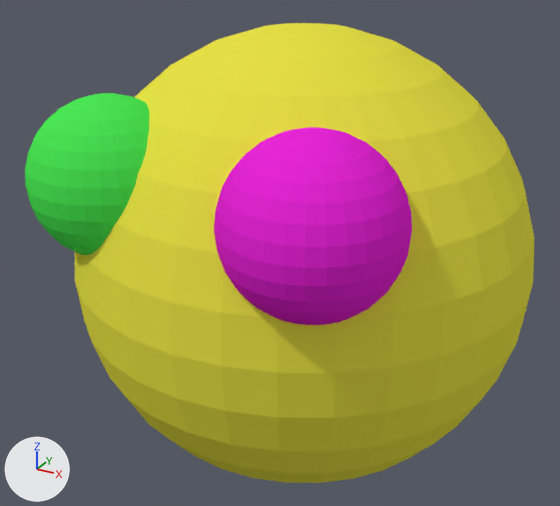
An edit to the Blender file models/head.blend, drawn before and after from the same camera.
The view is the same before and after, from a 50 mm lens placed at (1.46, -2.87, 1.41), pointed at (-0.07, -0.08, 0.02). Lighting does not change. The marker at lower left points along +X, +Y and +Z.

In view in the first picture: 'Head', 'L_Eye', 'R_Eye'.
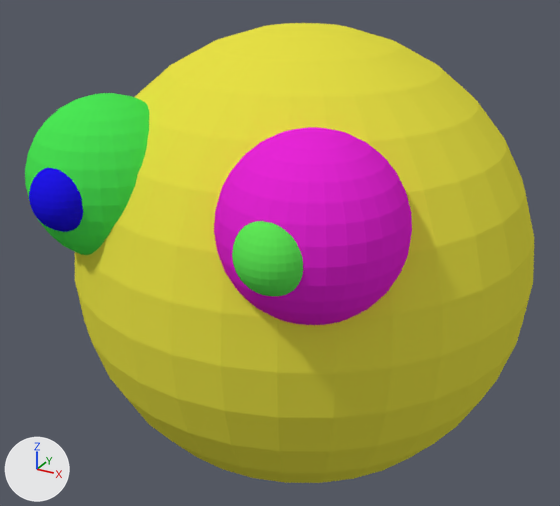
Changed parts and their boxes [x1, y1, x2, y2] in the pictures (560 x 506 px):
'L_Eye.001', added (green)
    after: [232, 221, 303, 296]
'R_Eye.001', added (blue)
    after: [29, 168, 83, 232]

What changed in the scene script:
```text
Add mat_material_006:
    mat_material_006 = diffuse_material('Material.006')
    mat_material_006.base_color = (0.114, 0.8, 0.094)  # green #5fe756
Add mat_material_004:
    mat_material_004 = diffuse_material('Material.004')
    mat_material_004.base_color = (0.0147, 0.00857, 0.8)  # blue #2017e7
Add me_sphere_004:
    me_sphere_004.from_pydata(...)  # a UV sphere (32 segments, 16 rings, poles along z) spanning x -1.0..1.0, y -1.0..1.0, z -1.0..1.0
    me_sphere_004.materials.append(mat_material_006)  # green #5fe756
Add me_sphere_003:
    me_sphere_003.from_pydata(...)  # a UV sphere (32 segments, 16 rings, poles along z) spanning x -1.0..1.0, y -1.0..1.0, z -1.0..1.0
    me_sphere_003.materials.append(mat_material_004)  # blue #2017e7
Add ob_l_eye_001:
    ob_l_eye_001 = bpy.data.objects.new('L_Eye.001', me_sphere_004)
    ob_l_eye_001.parent = ob_l_eye
    ob_l_eye_001.matrix_parent_inverse = Matrix(((3.075, 0.0, 0.0, -1.245), (0.0, 3.075, 0.0, 2.217), (0.0, 0.0, 3.075, -1.41), (0.0, 0.0, 0.0, 1.0)))
    ob_l_eye_001.location = (0.405, -0.982, 0.459)
    ob_l_eye_001.scale = (0.127, 0.127, 0.127)
Add ob_r_eye_001:
    ob_r_eye_001 = bpy.data.objects.new('R_Eye.001', me_sphere_003)
    ob_r_eye_001.parent = ob_r_eye
    ob_r_eye_001.matrix_parent_inverse = Matrix(((3.075, 0.0, 0.0, 1.614), (0.0, 3.075, 0.0, 1.928), (0.0, 0.0, 3.075, -1.401), (0.0, 0.0, 0.0, 1.0)))
    ob_r_eye_001.location = (-0.525, -0.884, 0.456)
    ob_r_eye_001.scale = (0.129, 0.129, 0.129)
```
